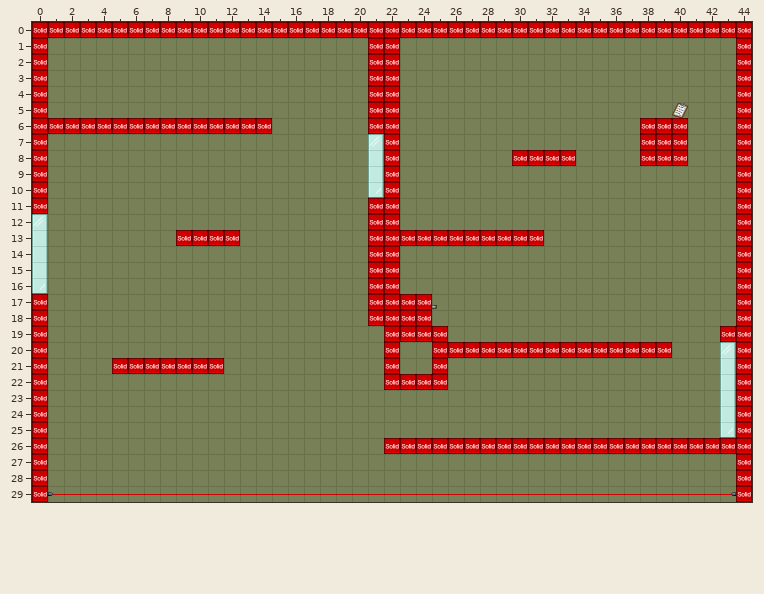
One commit to this Tiled map: GitHub/data/tileset/level2.tmx. Above is the file before it was changed.
Cells are 32x32 px. Shown: x 0..44, y 0..29.
And afterwards:
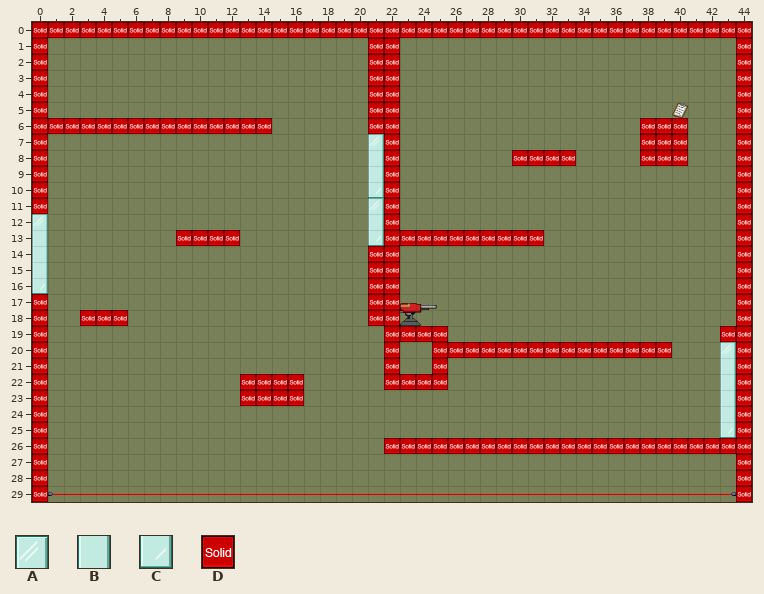
Key: from "gametileset": A 178, B 203, C 228; from "metatiles32x32": D 0 "solid".
_ is an empty cell.
Tiles replaced or removed in this view: D.
Diff:
Changed rows in their new state; . is an unchanged cell.
Layer "Background":
first column x 21:
11 A
12 B
13 C
first column x 5:
21 _______
Layer "collision":
first column x 21:
11 _
12 _
13 _
first column x 3:
17 ....................__
18 DDD.................__
21 .._______.............
22 ..........DDDD........
23 ..........DDDD........
